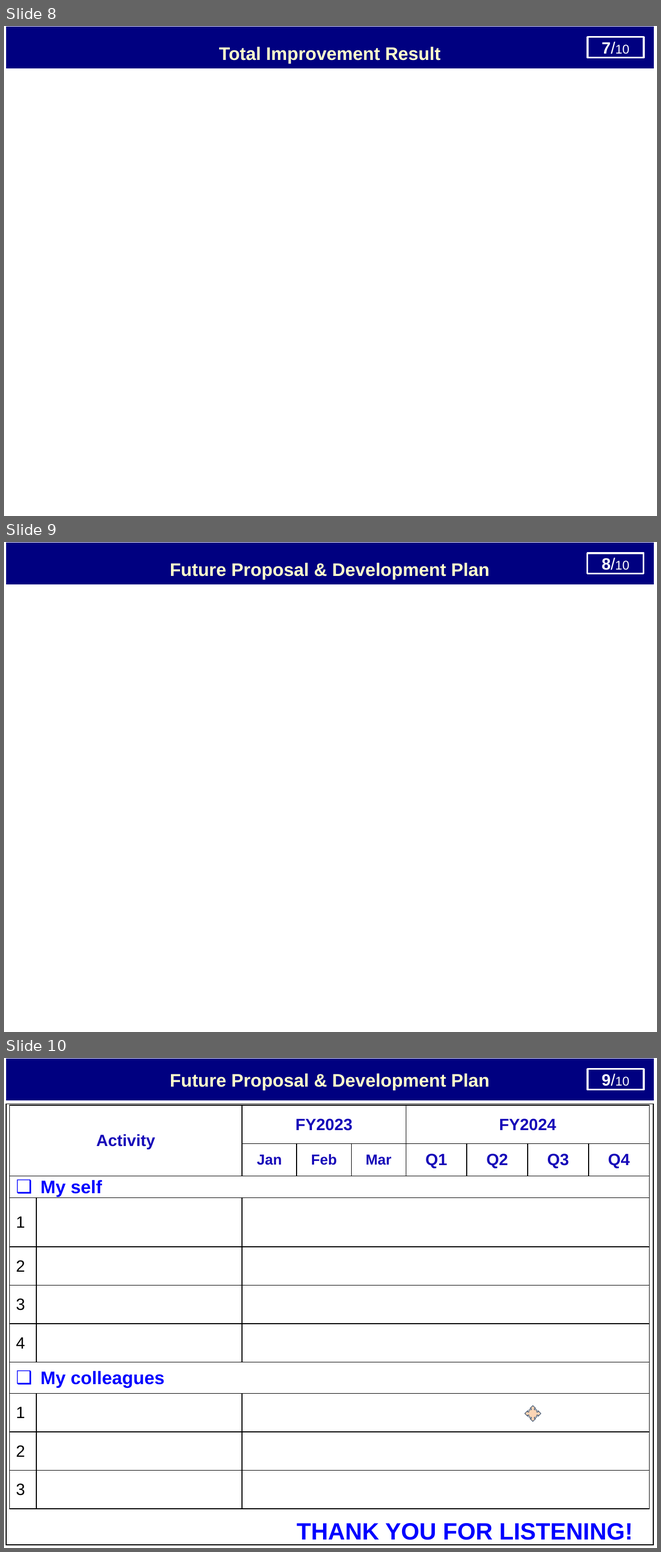
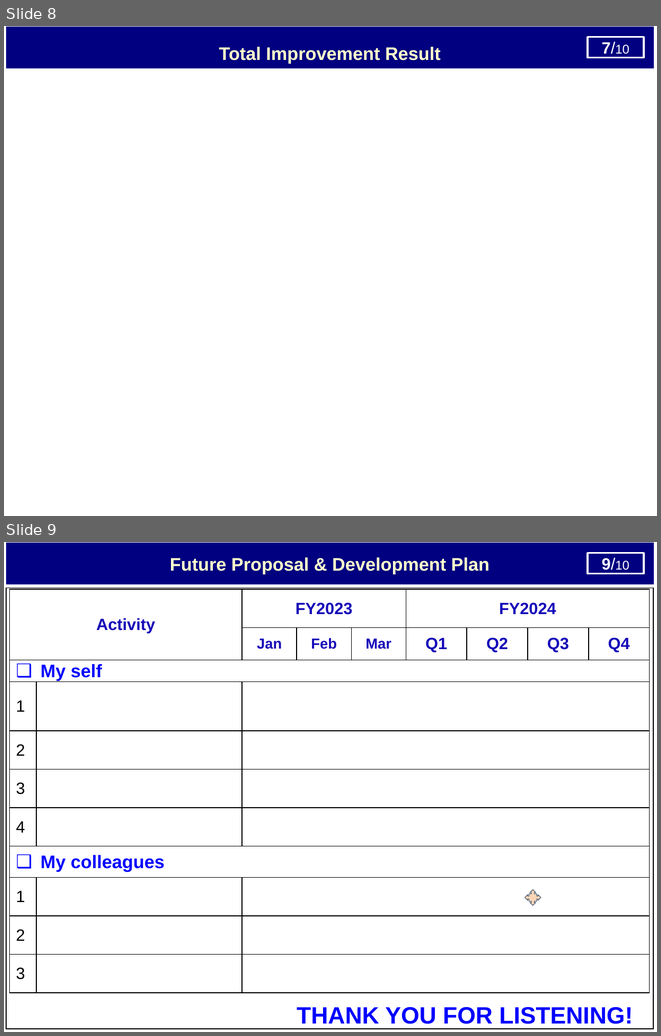
Before and after one commit to thietbicongnghevietnam/ReportPSNV, a slide deck: Report_test.pptx. Shown one above the other, each under a label of ours: slides 8, 9 and 10 before the commit, slides 8 and 9 after it. The pictures are 661x1552 and 661x1036 pixels, drawn with LibreOffice and Linux fonts; fonts in the diff are those of the drawing. Boxes give left, top, right and bottom in pixels: in the first picture for what was removed or moved away, otherwise in the second. Text is boxed around its words. In the diff, an @@ line names an element or a change of style, - is before the commit and + after.

```diff
--- a/Report_test.pptx
+++ b/Report_test.pptx
@@ slide 9 removed at (4, 542, 657, 1032), background #FFFFFF @@
@@ rectangle removed at (7, 543, 654, 584) @@
-Future Proposal & Development Plan
@@ rectangle removed at (588, 553, 644, 574) @@
-8/10
@@ freeform shape removed at (617, 545, 654, 566) @@
-2/10
@@ what was slide 10 is now slide 9 @@
```
Also in this commit, not shown: 5 slides changed.
